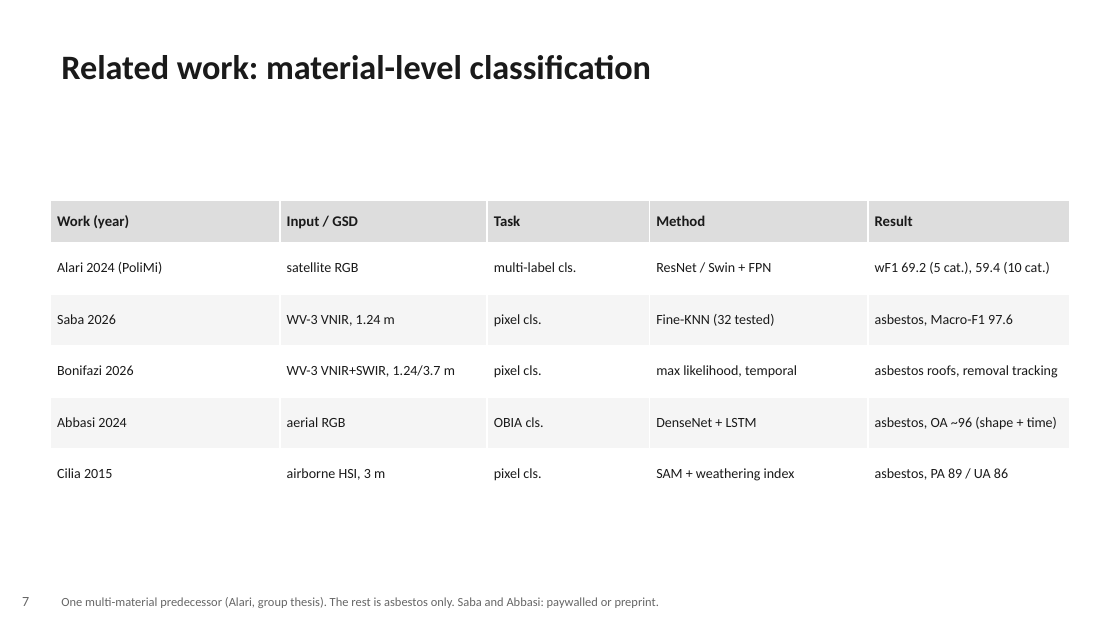
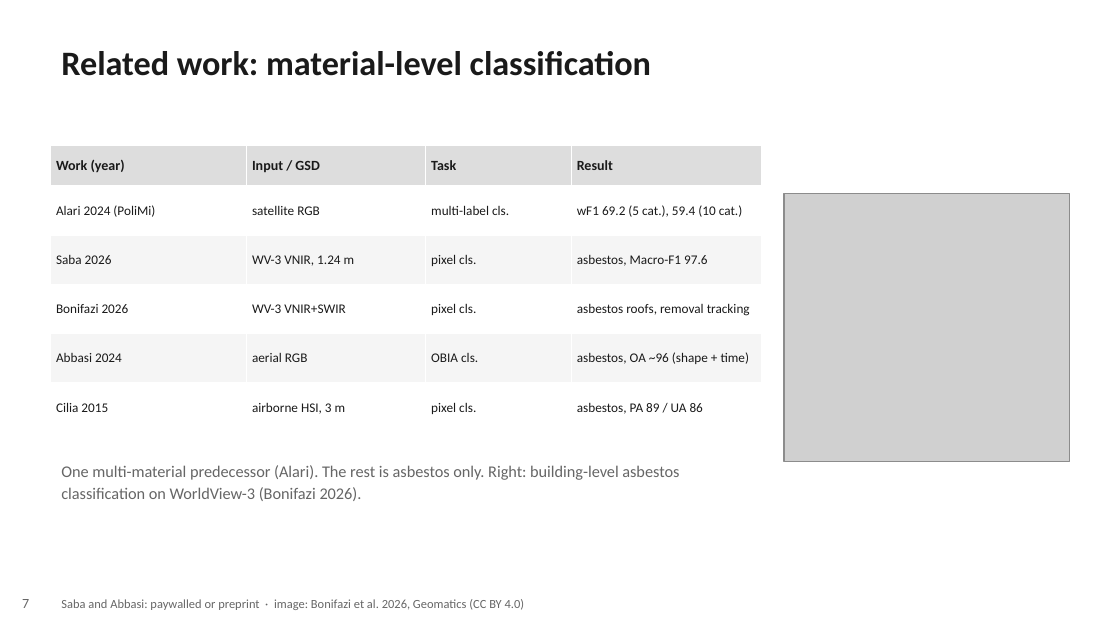
Before and after one commit to alepot55/perivallon-thesis, a slide deck: slide 7 of assets/deck_v7/deck_v7.pptx. Drawn at 1120x630 pixels with LibreOffice and Linux fonts; fonts in the diff are those of the drawing; grey boxes stand for pictures. Boxes give left, top, right and bottom in pixels: in the first picture for what was removed or moved away, otherwise in the second. Text is boxed around its words. In the diff, an @@ line names an element or a change of style, - is before the commit and + after.

Commit message:
deck v7: visual pass — real paper figures + quality diagrams
Per feedback (slides too textual, diagrams below par): 10 of 13 slides now
carry a visual. Real figures extracted from the papers with credit lines:
AerialWaste positive examples (Torres 2023, CC BY) on Context; the Alari
2024 class-sample strip on Materials; a WorldView-3 building-level asbestos
classification example (Bonifazi 2026, CC BY) on material-level related
work. Alari thesis PDF fetched from politesi into the library. New quality
diagrams: task input->model->multi-label output (with a real Alari tile),
literature-search funnel with counts, per-sensor band chart (honest
NIR1/NIR2 overlap), proposal pipeline, evaluation grid schema. All
diagrams QA'd for overflow/clipping and rebuilt where needed.

```diff
--- a/assets/deck_v7/deck_v7.pptx
+++ b/assets/deck_v7/deck_v7.pptx
@@ text "Related work: material-level classification" at (61, 51, 651, 76): line spacing 1.15 to 1.12 @@
@@ table at (50, 146, 762, 432) @@
-column 2, row 4: WV-3 VNIR+SWIR, 1.24/3.7 m
+column 2, row 4: WV-3 VNIR+SWIR
-column 4: Method | ResNet / Swin + FPN | Fine-KNN (32 tested) | max likelihood, temporal | DenseNet + LSTM | SAM + weathering index
@@ table: place and size @@
-table at (50, 199, 1070, 500)
+table at (50, 146, 762, 432)
@@ picture added at (784, 194, 1070, 461) @@
@@ text added at (61, 465, 679, 501), 10.5 pt, text #666666 @@
+One multi-material predecessor (Alari). The rest is asbestos only. Right: building-level asbestos classification on WorldView-3 (Bonifazi 2026).
@@ text at (61, 599, 525, 610): text changed @@
-One multi-material predecessor (Alari, group thesis). The rest is asbestos only. Saba and Abbasi: paywalled or preprint.
+Saba and Abbasi: paywalled or preprint · image: Bonifazi et al. 2026, Geomatics (CC BY 4.0)
```
Also in this commit, not shown: 12 other slides changed, 14 other files.
